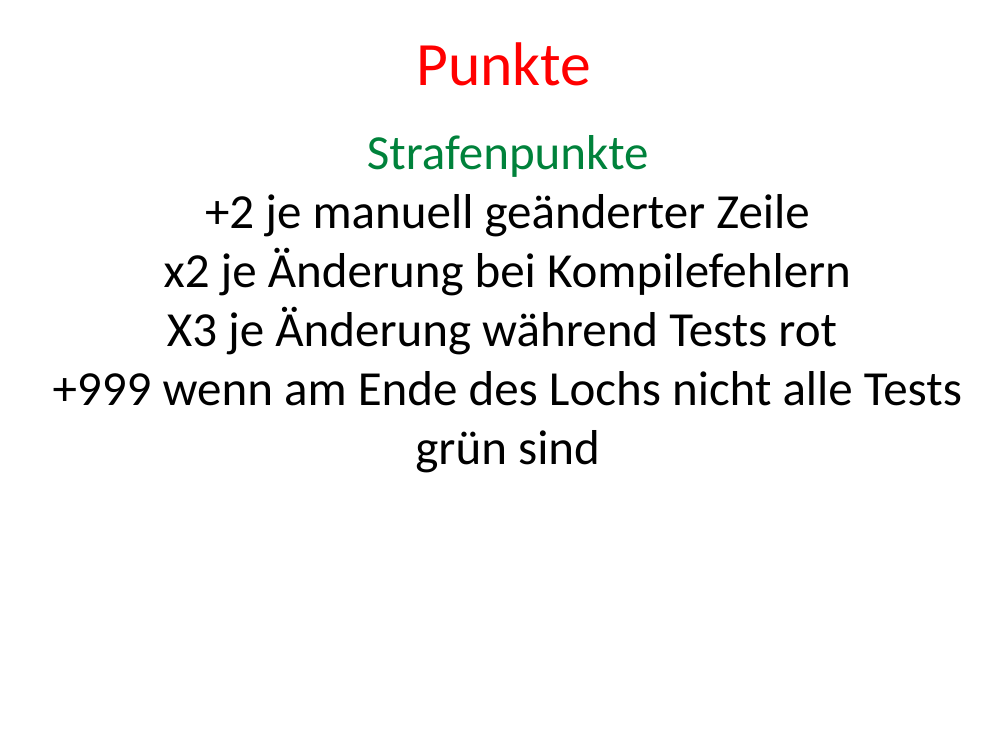
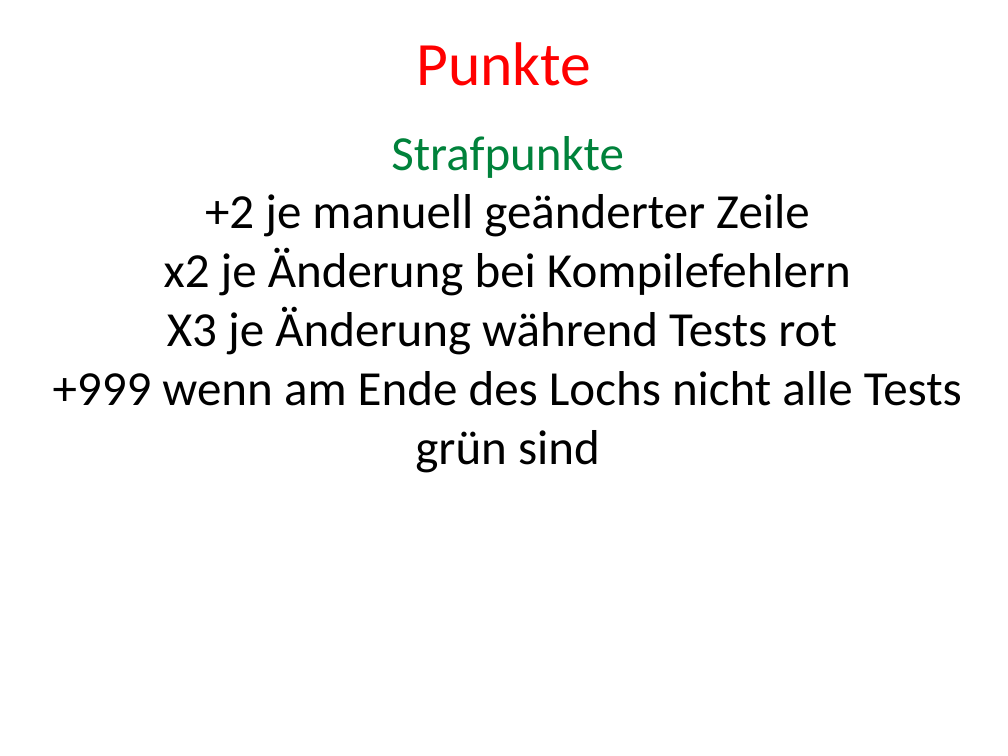
Before and after one commit to mfriedenhagen/Refactoring-Golf, a slide deck: slide 12 of ppt/Folien v2.pptx. Drawn at 1008x756 pixels with LibreOffice and Linux fonts; fonts in the diff are those of the drawing. Boxes give left, top, right and bottom in pixels: in the first picture for what was removed or moved away, otherwise in the second. Text is boxed around its words. In the diff, an @@ line names an element or a change of style, - is before the commit and + after.

Commit message:
spelling

```diff
--- a/ppt/Folien v2.pptx
+++ b/ppt/Folien v2.pptx
@@ text at (391,136,624,178): text changed @@
-Strafenpunkte
+Strafpunkte
```
